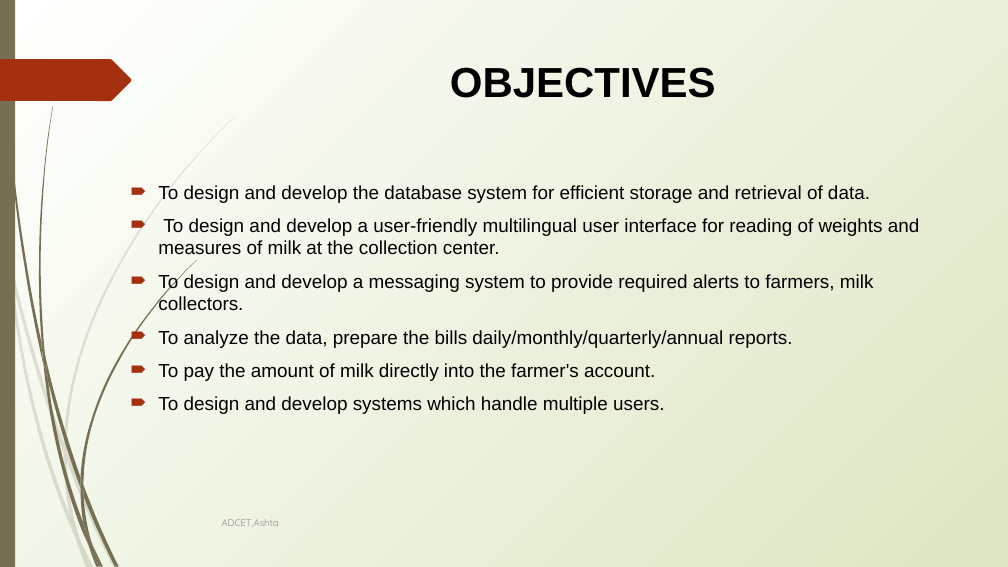
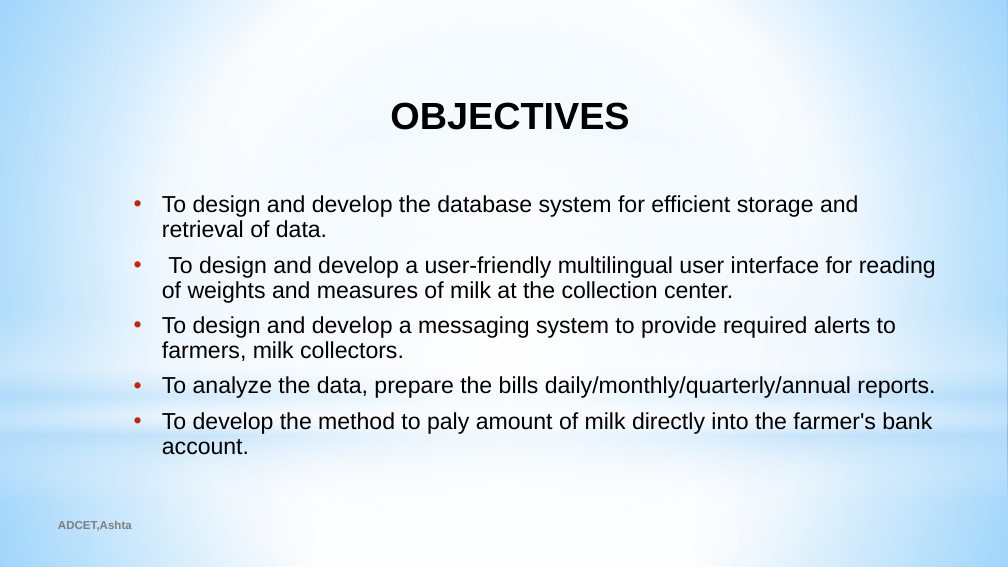
Before and after one commit to Nishant0073/Dudhaganga-Dairy-Application, a slide deck: slide 7 of Documents/G33PPT.pptx (slide 8 before the commit). Drawn at 1008x567 pixels with LibreOffice and Linux fonts; fonts in the diff are those of the drawing. Boxes give left, top, right and bottom in pixels: in the first picture for what was removed or moved away, otherwise in the second. Text is boxed around its words. In the diff, an @@ line names an element or a change of style, - is before the commit and + after.

```diff
--- a/Documents/G33PPT.pptx
+++ b/Documents/G33PPT.pptx
@@ background gradient #FFFFFF to #DDE6C3 to gradient #99D4FE to #FFFFFF to #54BDFF @@
@@ rectangle removed at (0,0,15,567) @@
@@ rectangle added at (0,0,1008,422), fill gradient #FFFFFF to #B4DCFA @@
@@ freeform shape removed at (0,59,132,101) @@
@@ title "OBJECTIVES": place and size @@
-title "OBJECTIVES" at (450,67,716,98)
+title "OBJECTIVES" at (390,102,629,130)
@@ title "OBJECTIVES" at (390,102,629,130): size 40 to 36 pt @@
@@ ellipse added at (0,132,1008,554), fill gradient #FFFFFF @@
@@ text "To design and develop the ...": place and size @@
-text "To design and develop the ..." at (158,185,920,414)
+text "To design and develop the ..." at (162,195,936,455)
@@ text at (162,195,936,398): size 18 to 22 pt in "To design and develop the database system ...", "To design and develop a user-friendly multilingual ...", "To design and develop a messaging system ...", "To analyze the data, prepare the bills ..."; bullet 🠶 to •; line spacing 1 to 0.9; bullet colour #A53010 to #C3260C @@
@@ rectangle added at (0,312,1008,501), fill gradient #FFFFFF to #B4DCFA @@
@@ text at (162,412,932,455): text changed; size 18 to 22 pt @@
-🠶 To pay the amount of milk directly into the farmer's account.
-🠶 To design and develop systems which handle multiple users.
+• To develop the method to paly amount of milk directly into the farmer's bank account.
@@ rectangle added at (0,422,1008,567), fill gradient #FFFFFF to #B4DCFA @@
@@ text "ADCET,Ashta": place and size @@
-text "ADCET,Ashta" at (222,519,279,527)
+text "ADCET,Ashta" at (58,521,132,531)
@@ text "ADCET,Ashta" at (58,521,132,531): size 9 to 11 pt, font Quicksand to Arial, text colour #888888 to #7F7F7F, bold on @@
@@ group removed at (0,116,236,567): 10 freeform shapes @@
@@ group removed at (2,0,197,567): 12 freeform shapes @@
```
Also in this commit, not shown: 9 other slides changed, 5 slides added, 3 slides removed.
